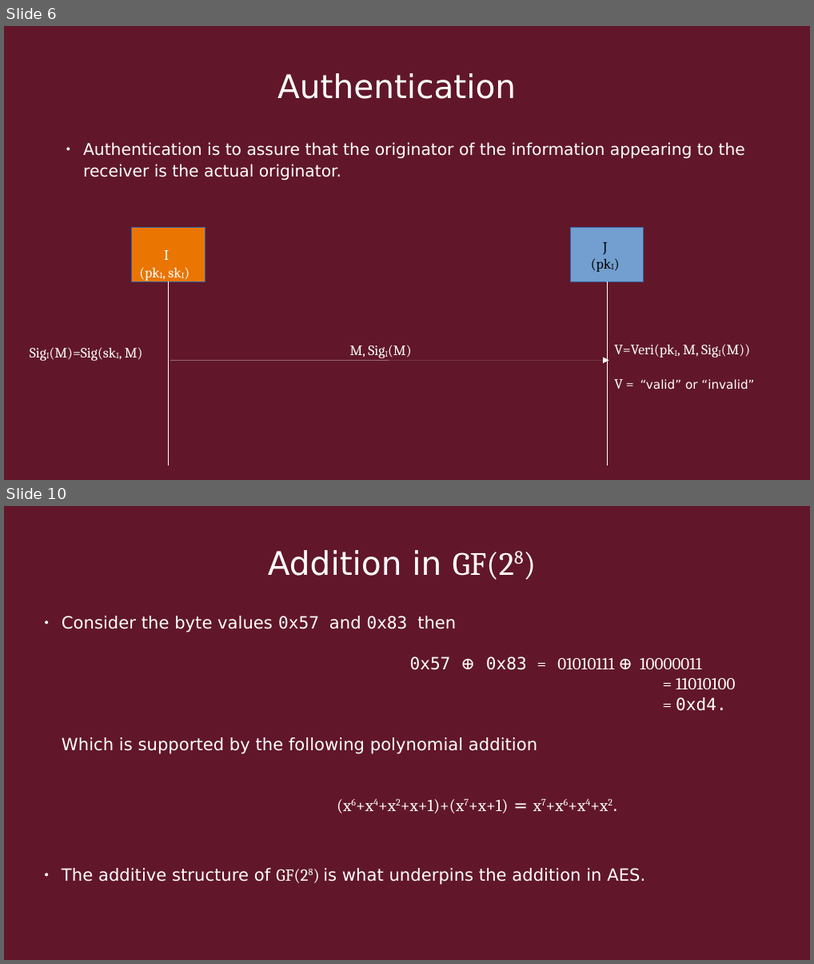
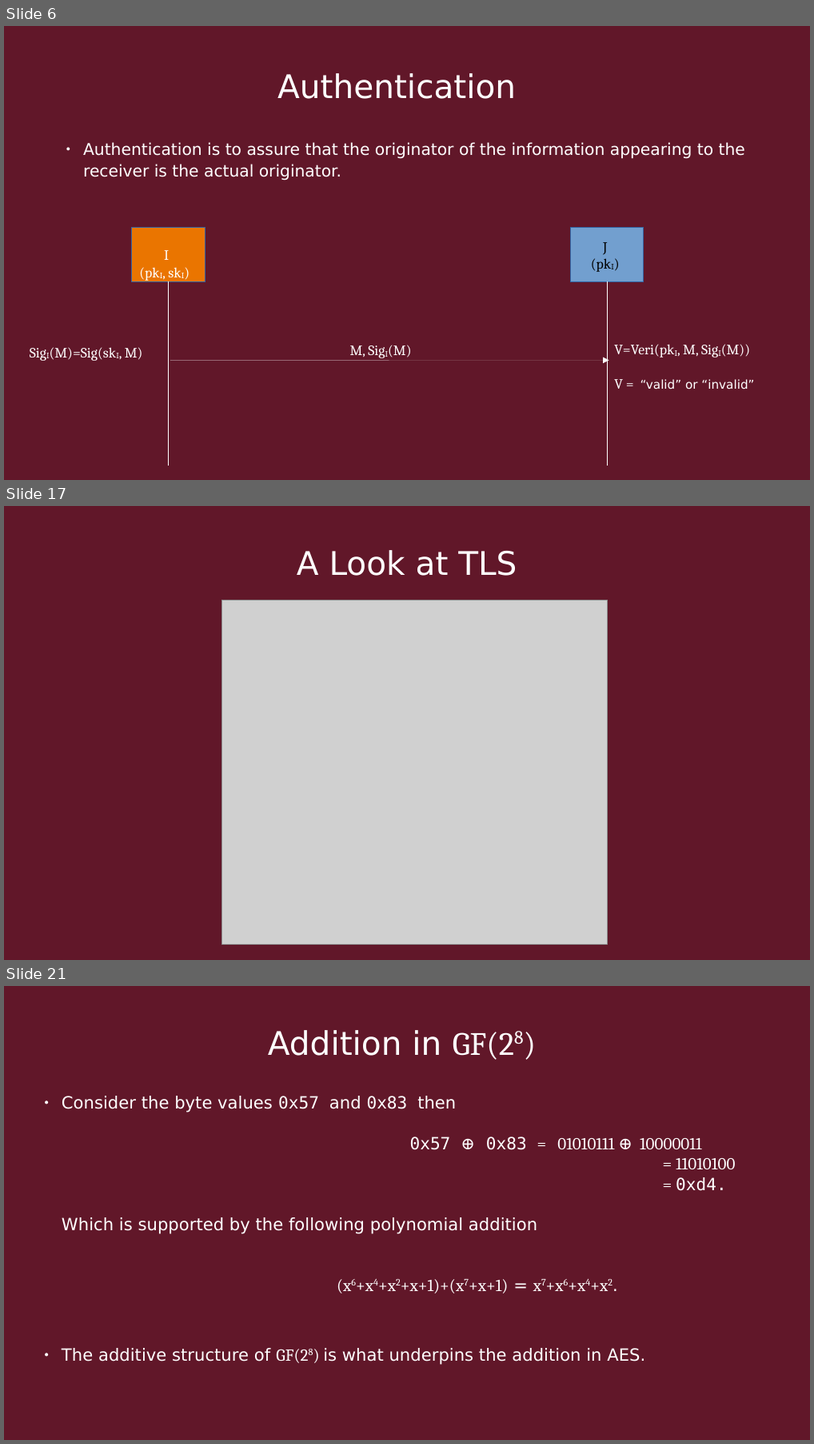
Before and after one commit to Quin-Darcy/seccom, a slide deck: presentation/cryptography_and_network_protocols.odp. Shown one above the other, each under a label of ours: slides 6 and 10 before the commit, slides 6, 17 and 21 after it; the slides between them are not shown. The pictures are 814x964 and 814x1444 pixels, drawn with LibreOffice and Linux fonts; fonts in the diff are those of the drawing; grey boxes stand for pictures. Boxes give left, top, right and bottom in pixels: in the first picture for what was removed or moved away, otherwise in the second. Text is boxed around its words. In the diff, an @@ line names an element or a change of style, - is before the commit and + after.

Commit message:
added more slides and pictures

```diff
--- a/presentation/cryptography_and_network_protocols.odp
+++ b/presentation/cryptography_and_network_protocols.odp
@@ slide 17 added at (x1=4, y1=506, x2=810, y2=960), background #611729 @@
@@ title added at (x1=297, y1=550, x2=517, y2=576), 32 pt, text #FFFFFF @@
+A Look at TLS
@@ picture added at (x1=222, y1=600, x2=608, y2=944) @@
@@ what was slide 10 is now slide 21 @@
```
Also in this commit, not shown: 3 slides changed, 11 other slides added, 1 slide removed, 4 other files.
